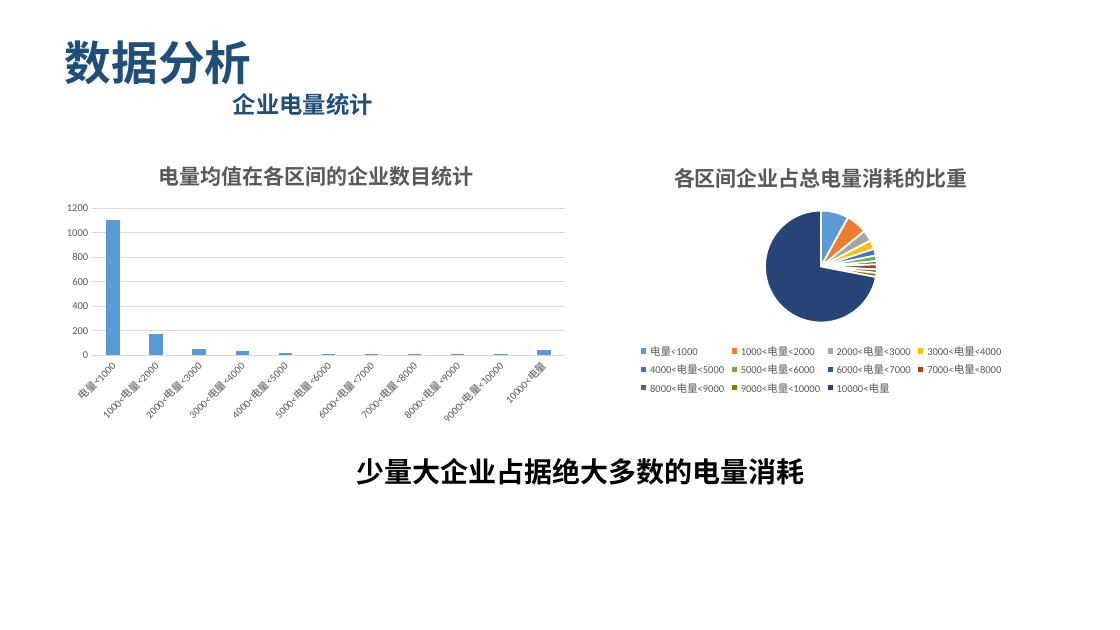
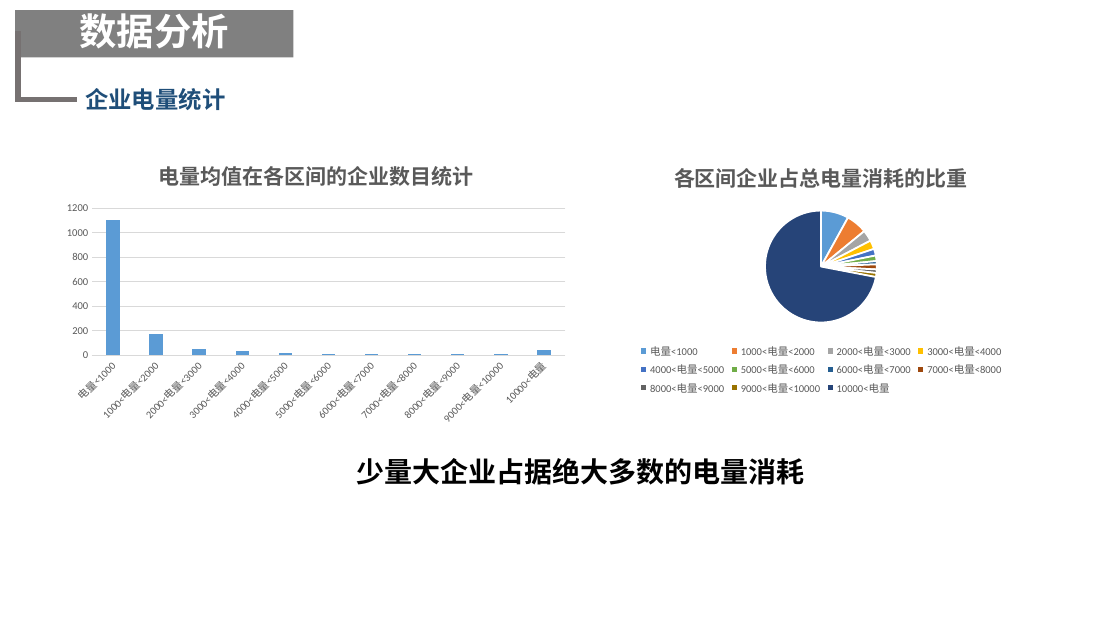
Before and after one commit to lvniqi/tianchi_power, a slide deck: slide 6 of presentation.pptx. Drawn at 1120x630 pixels with LibreOffice and Linux fonts; fonts in the diff are those of the drawing; background and template pictures are left out. Boxes give left, top, right and bottom in pixels: in the first picture for what was removed or moved away, otherwise in the second. Text is boxed around its words. In the diff, an @@ line names an element or a change of style, - is before the commit and + after.

```diff
--- a/presentation.pptx
+++ b/presentation.pptx
@@ rectangle added at (x1=15, y1=10, x2=293, y2=57), fill #808080, 32 pt, text #FFFFFF, bold @@
+数据分析
@@ elbow line added from (15, 34) to (77, 99), #767171 4.5 pt @@
@@ text at (x1=65, y1=40, x2=252, y2=84): paragraph removed @@
-数据分析
@@ text "企业电量统计" moved from (x1=65, y1=40, x2=373, y2=115) to (x1=85, y1=88, x2=225, y2=110) @@
```
Also in this commit, not shown: 23 other slides changed.
